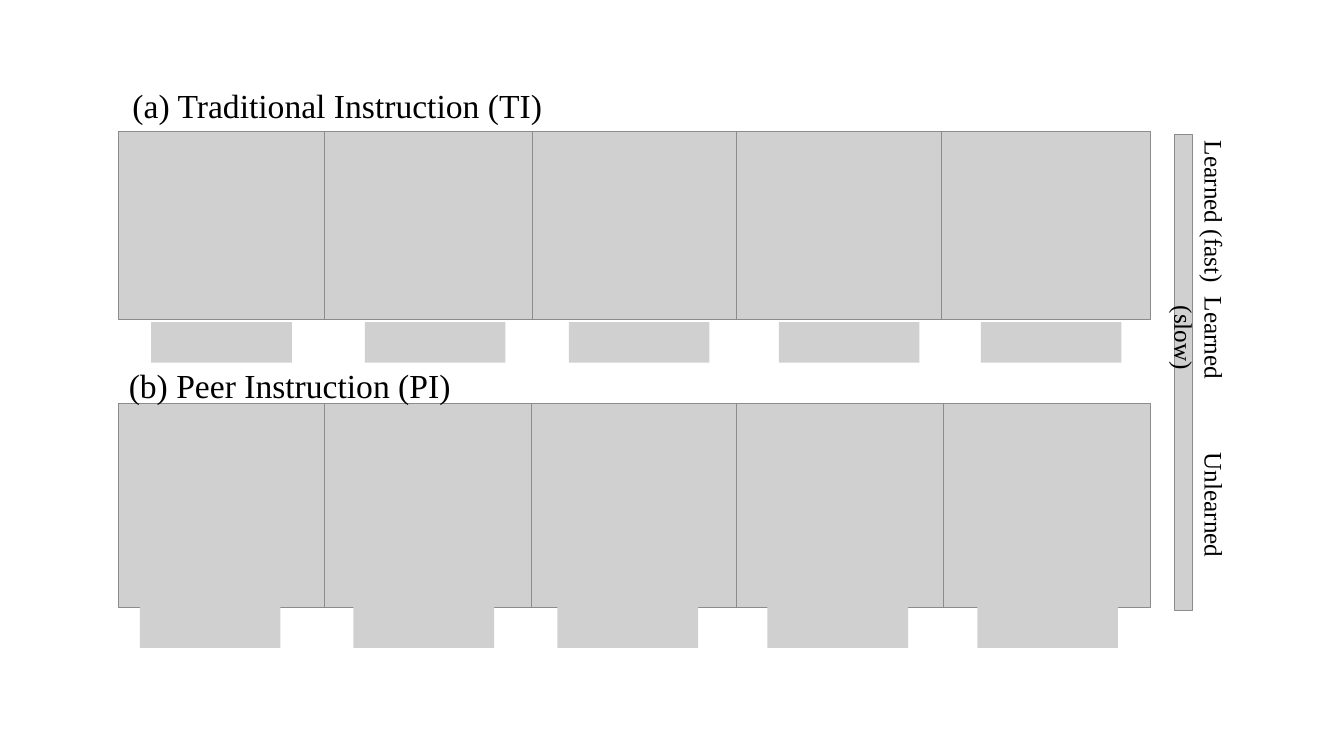
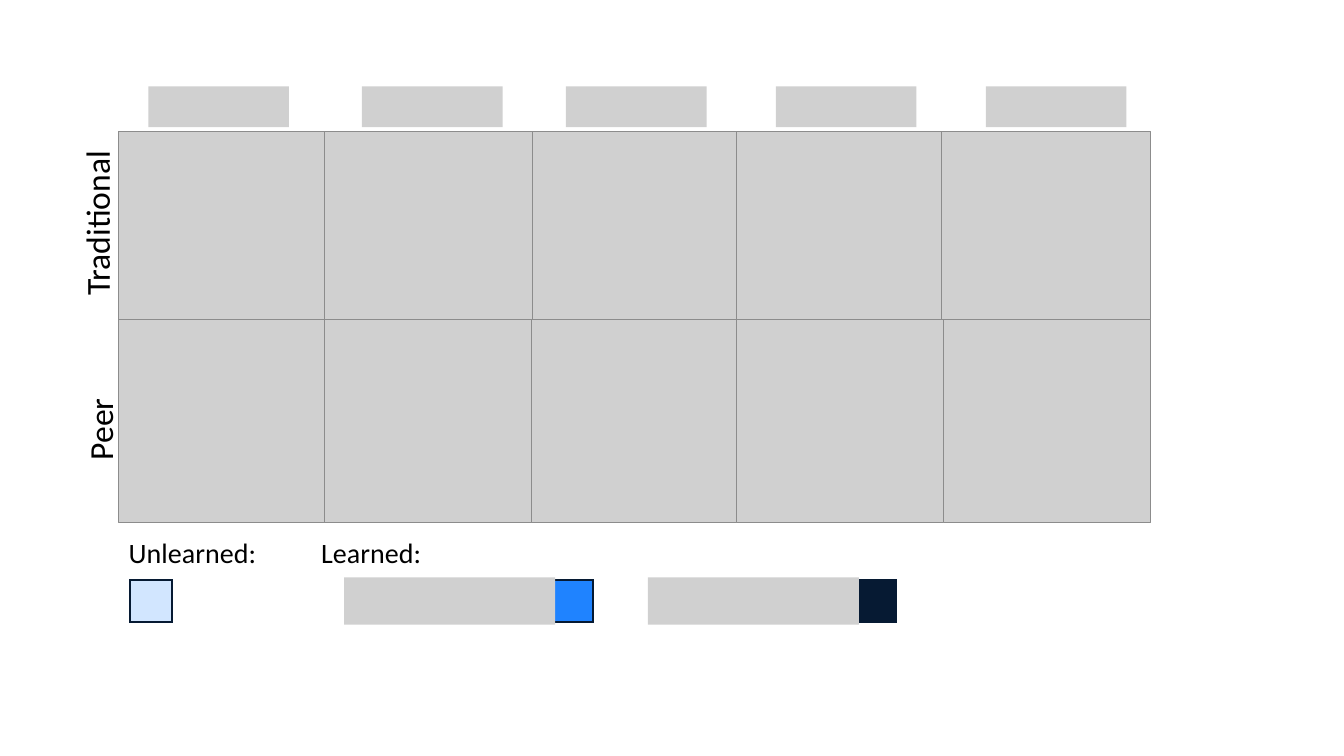
Before and after one commit to ioakimsy/BS-Thesis, a slide deck: slide 18 of documents/Figures editing.pptx (slide 15 before the commit). Drawn at 1344x756 pixels with LibreOffice and Linux fonts; fonts in the diff are those of the drawing; grey boxes stand for pictures. Boxes give left, top, right and bottom in pixels: in the first picture for what was removed or moved away, otherwise in the second. Text is boxed around its words. In the diff, an @@ line names an element or a change of style, - is before the commit and + after.

```diff
--- a/documents/Figures editing.pptx
+++ b/documents/Figures editing.pptx
@@ group added at [148, 87, 1126, 127]: 5 pictures @@
@@ rotation 0 to 270 degrees in 4 elements at [129, 543, 256, 564], [321, 543, 421, 564], [81, 404, 122, 458], [78, 165, 119, 292] @@
@@ text at [78, 165, 119, 292]: text changed; font Times New Roman to Calibri @@
-(a) Traditional Instruction (TI)
+Traditional
@@ 5 pictures: place and size @@
-5 pictures at [119, 403, 1151, 607]
+5 pictures at [119, 320, 1151, 523]
@@ group removed at [140, 134, 1227, 647]: 11 pictures, 1 text @@
-Learned (slow)
@@ text at [81, 404, 122, 458]: text changed; font Times New Roman to Calibri @@
-(b) Peer Instruction (PI)
+Peer
@@ text at [129, 543, 256, 564]: text changed; size 18 to 20 pt; font Times New Roman to Calibri @@
-Unlearned
+Unlearned:
@@ text at [321, 543, 421, 564]: text changed; size 18 to 20 pt; font Times New Roman to Calibri @@
-Learned (fast)
+Learned:
@@ rectangle added at [130, 581, 171, 622], fill #D2E6FF, outline #061A33 1.5 pt @@
@@ picture added at [345, 577, 556, 624] @@
@@ rectangle added at [552, 581, 593, 622], fill #1F83FF, outline #061A33 1.5 pt @@
@@ picture added at [648, 577, 859, 624] @@
@@ rectangle added at [855, 581, 896, 622], fill #061A33, outline #061A33 1.5 pt @@
```
Also in this commit, not shown: 8 slides added, 31 other files.
